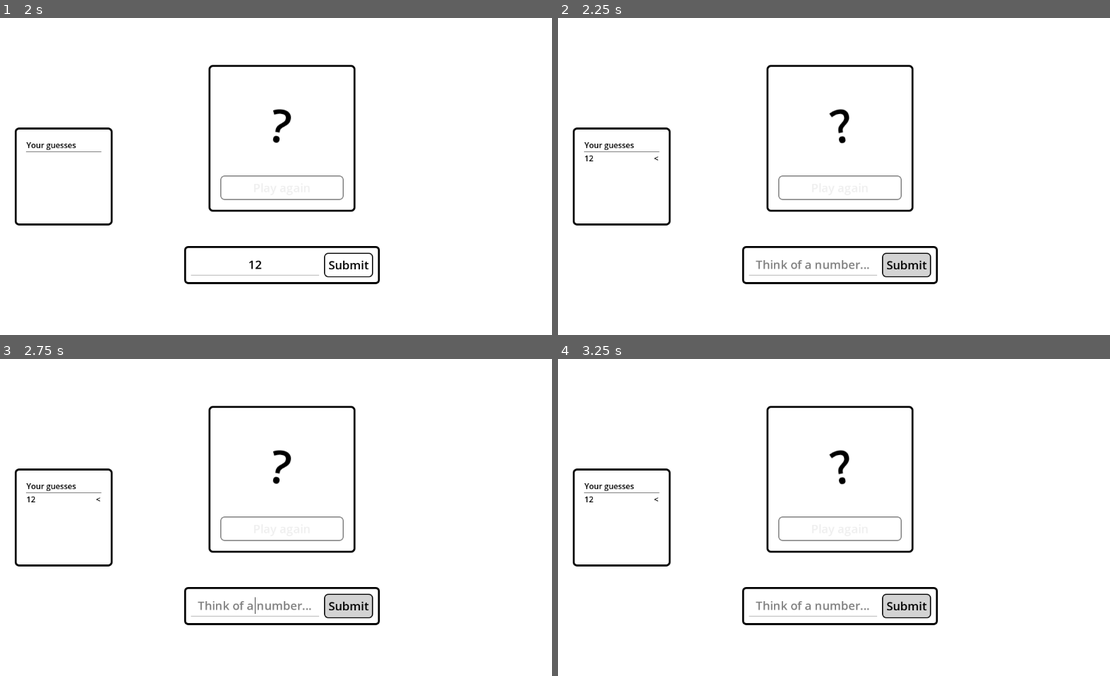
Above: before the commit, frames 1-4 (two rows, left to right).
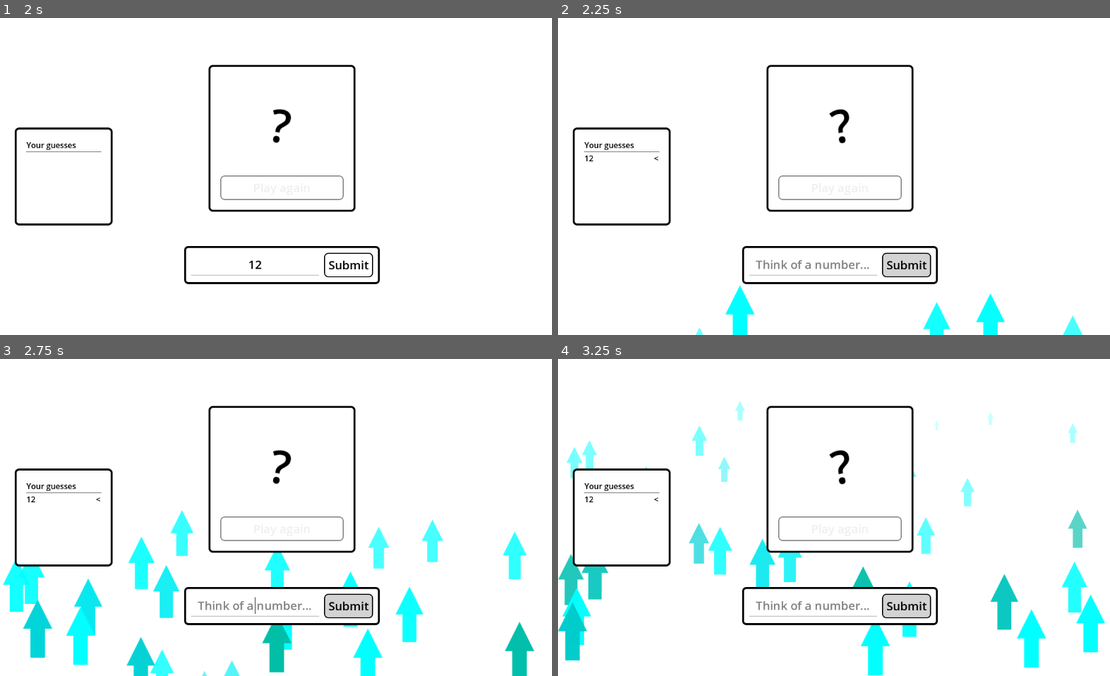
Above: after the commit, the same moments.

Repository: phrasmotica/think-of-a-number
Game: Godot game, scene res://scenes/main_menu.tscn
Two runs of this game, one before a commit and one after it. Both use one fixed random seed, a clock stepped at 60 frames per second and the inputs below. Sound files missing from this copy of the repository are replaced by a short silence.
Inputs (mouse positions are in pixels of both pictures, inside the frame that each line leads up to):
- Up to frame 1 (2 s): click "Play" at 0.5 s; click (253, 265) at 1.27 s; type "12" at 1.35 s
- Up to frame 2 (2.25 s): click "Submit" at 2 s
- Up to frame 3 (2.75 s): no input
- Up to frame 4 (3.25 s): click "Submit" at 2.75 s

Frame 1 is identical in both runs. In frame 2, 1.2% of the frame differs, in the area x 24-96%, y 84-100%; in frame 3, 7.1%, in the area x 0-97%, y 47-100%; in frame 4, 6.4%.

Commit message:
Add down and up arrow particle systems to game scene

Diff:
--- a/scenes/game.tscn
+++ b/scenes/game.tscn
@@ -9,6 +9,66 @@
 [ext_resource type="AudioStream" uid="uid://dtgkc7pmmtycf" path="res://assets/music/tgr-go-under-x2.mp3" id="4_0piip"]
 [ext_resource type="PackedScene" uid="uid://mk230kyxlcmn" path="res://scenes/reveal_panel.tscn" id="4_tv6jw"]
 [ext_resource type="AudioStream" uid="uid://jb05juexjh55" path="res://assets/music/tgr-yeah.mp3" id="5_a6ccf"]
+[ext_resource type="PackedScene" uid="uid://7yirceufbvvg" path="res://scenes/arrow_particles.tscn" id="7_ymsgc"]
+[ext_resource type="Texture2D" uid="uid://vgpfolt82thh" path="res://assets/sprites/arrow_up.png" id="8_v3wp7"]
+
+[sub_resource type="Curve" id="Curve_26di3"]
+_data = [Vector2(0, 0.505494), 0.0, 0.0, 0, 0, Vector2(0.0619835, 1), 0.0, 0.0, 0, 0, Vector2(0.657025, 0), 0.0, 0.0, 0, 0]
+point_count = 3
+
+[sub_resource type="CurveTexture" id="CurveTexture_7sgaq"]
+curve = SubResource("Curve_26di3")
+
+[sub_resource type="Curve" id="Curve_ld4rl"]
+_data = [Vector2(0, 0.505494), 0.0, 0.0, 0, 0, Vector2(0.0619835, 1), 0.0, 0.0, 0, 0, Vector2(0.657025, 0), 0.0, 0.0, 0, 0]
+point_count = 3
+
+[sub_resource type="CurveTexture" id="CurveTexture_ij2vr"]
+curve = SubResource("Curve_ld4rl")
+
+[sub_resource type="ParticleProcessMaterial" id="ParticleProcessMaterial_nba03"]
+lifetime_randomness = 0.3
+particle_flag_disable_z = true
+emission_shape = 3
+emission_box_extents = Vector3(576, 1, 1)
+direction = Vector3(0, 1, 0)
+spread = 0.0
+initial_velocity_min = 500.0
+initial_velocity_max = 500.0
+gravity = Vector3(0, 0, 0)
+scale_curve = SubResource("CurveTexture_ij2vr")
+alpha_curve = SubResource("CurveTexture_7sgaq")
+hue_variation_min = -0.1
+hue_variation_max = 0.1
+
+[sub_resource type="Curve" id="Curve_7sxii"]
+_data = [Vector2(0, 0.505494), 0.0, 0.0, 0, 0, Vector2(0.0619835, 1), 0.0, 0.0, 0, 0, Vector2(0.657025, 0), 0.0, 0.0, 0, 0]
+point_count = 3
+
+[sub_resource type="CurveTexture" id="CurveTexture_32s82"]
+curve = SubResource("Curve_7sxii")
+
+[sub_resource type="Curve" id="Curve_mrpar"]
+_data = [Vector2(0, 0.505494), 0.0, 0.0, 0, 0, Vector2(0.0619835, 1), 0.0, 0.0, 0, 0, Vector2(0.657025, 0), 0.0, 0.0, 0, 0]
+point_count = 3
+
+[sub_resource type="CurveTexture" id="CurveTexture_3fsy4"]
+curve = SubResource("Curve_mrpar")
+
+[sub_resource type="ParticleProcessMaterial" id="ParticleProcessMaterial_pxsv4"]
+lifetime_randomness = 0.3
+particle_flag_disable_z = true
+emission_shape = 3
+emission_box_extents = Vector3(576, 1, 1)
+direction = Vector3(0, -1, 0)
+spread = 0.0
+initial_velocity_min = 500.0
+initial_velocity_max = 500.0
+gravity = Vector3(0, 0, 0)
+scale_curve = SubResource("CurveTexture_3fsy4")
+alpha_curve = SubResource("CurveTexture_32s82")
+hue_variation_min = -0.1
+hue_variation_max = 0.1
 
 [node name="Game" type="Node2D"]
 
@@ -33,6 +93,16 @@
 anchor_bottom = 1.0
 grow_horizontal = 2
 grow_vertical = 2
+
+[node name="DownArrowParticles" parent="GameManager/CanvasLayer" instance=ExtResource("7_ymsgc")]
+position = Vector2(576, -50)
+process_material = SubResource("ParticleProcessMaterial_nba03")
+
+[node name="UpArrowParticles" parent="GameManager/CanvasLayer" instance=ExtResource("7_ymsgc")]
+position = Vector2(576, 698)
+process_material = SubResource("ParticleProcessMaterial_pxsv4")
+texture = ExtResource("8_v3wp7")
+direction = 1
 
 [node name="CenterContainer" type="CenterContainer" parent="GameManager/CanvasLayer"]
 anchors_preset = 2
@@ -84,6 +154,8 @@
 [connection signal="game_won" from="GameManager" to="GameManager/CanvasLayer/CenterContainer/MarginContainer/AnswerPanel" method="_on_game_manager_game_won"]
 [connection signal="game_won" from="GameManager" to="GameManager/CanvasLayer/CenterContainer3/RevealPanel" method="_on_game_manager_game_won"]
 [connection signal="guessed_high" from="GameManager" to="MusicManager" method="_on_game_manager_guessed_high"]
+[connection signal="guessed_high" from="GameManager" to="GameManager/CanvasLayer/DownArrowParticles" method="_on_game_manager_guessed_high"]
+[connection signal="guessed_low" from="GameManager" to="GameManager/CanvasLayer/UpArrowParticles" method="_on_game_manager_guessed_low"]
 [connection signal="submit_answer" from="GameManager/CanvasLayer/CenterContainer/MarginContainer/AnswerPanel" to="GameManager" method="_on_answer_panel_submit_answer"]
 [connection signal="game_restarted" from="GameManager/CanvasLayer/CenterContainer3/RevealPanel" to="MusicManager" method="_on_reveal_panel_game_restarted"]
 [connection signal="game_restarted" from="GameManager/CanvasLayer/CenterContainer3/RevealPanel" to="GameManager" method="_on_reveal_panel_game_restarted"]
Not shown: 1 places in scenes/game.tscn that only renumber resources
